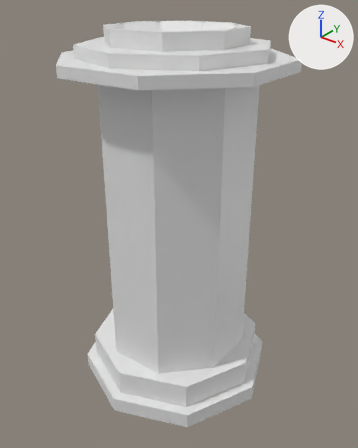
The FBX model FTU/Assets/Blender/Décors/tourelle.fbx as it was, and as the next commit left it.
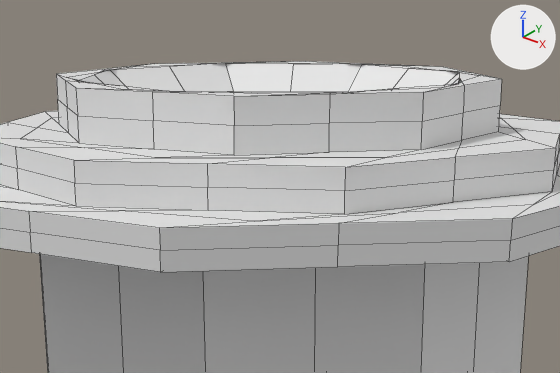
Old and new are each drawn whole from a 50 mm camera at (6.71, -8.28, 9.05) aimed at (0.09, -0.01, 3.92) and again close up on the part from 24% to 75% of the width and 0% to 28% of the height. Lighting does not change. The marker at upper right points along +X, +Y and +Z. The close-ups show mesh edges as thin lines. Where no turn or scale is listed for an object, it has been applied to the vertices. Vertices at the same position are counted once.

In view in the first close-up: 'Tourelles'.
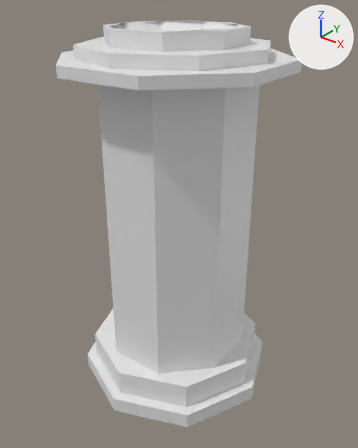
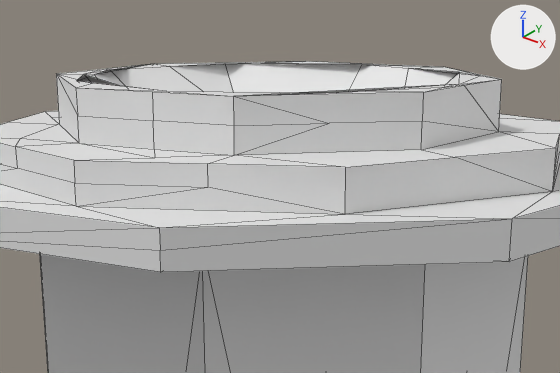
The change in detail:
me_cylinder_003 is used by ob_tourelles; location (0.0, 0.0, 0.0).
me_cylinder_003 had 432 vertices, 418 faces and spanned x -2.38..2.38, y -2.38..2.38, z -0.19..8.29.
me_cylinder_003 now has 169 vertices, 249 faces and spans x -2.38..2.38, y -2.38..2.38, z -0.19..8.29.
me_cylinder_003 part 1: 264 vertices removed from x -2.38..2.38, y -2.38..2.38, z -0.19..8.29; 1 vertex added at x -1.11, y -0.66, z 8.29.

Changed parts and their boxes [x1, y1, x2, y2] in the close-ups (560 x 373 px):
part 1 of me_cylinder_003, cut back: before [0, 61, 560, 373]; after [59, 64, 151, 86]
